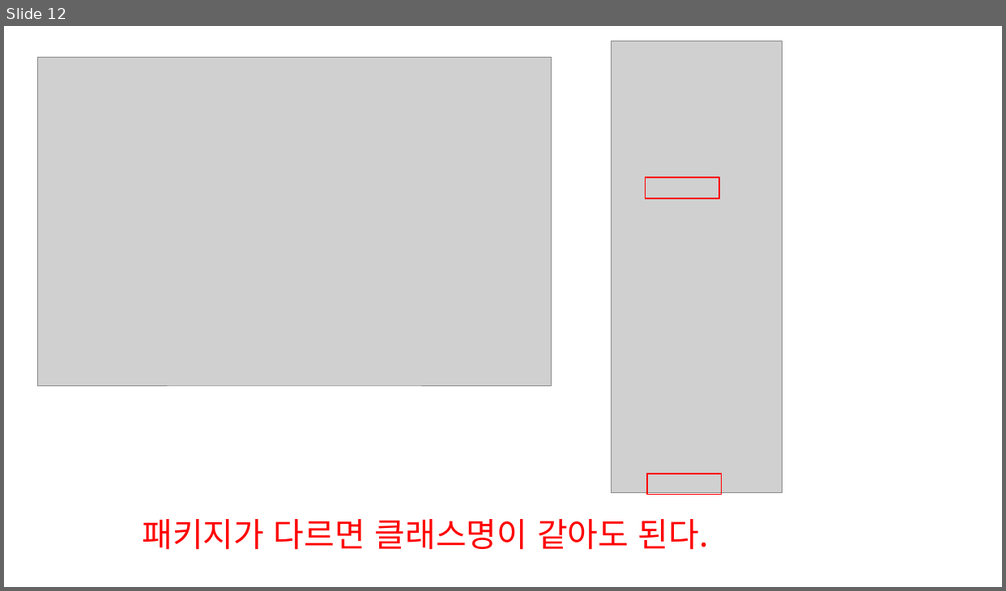
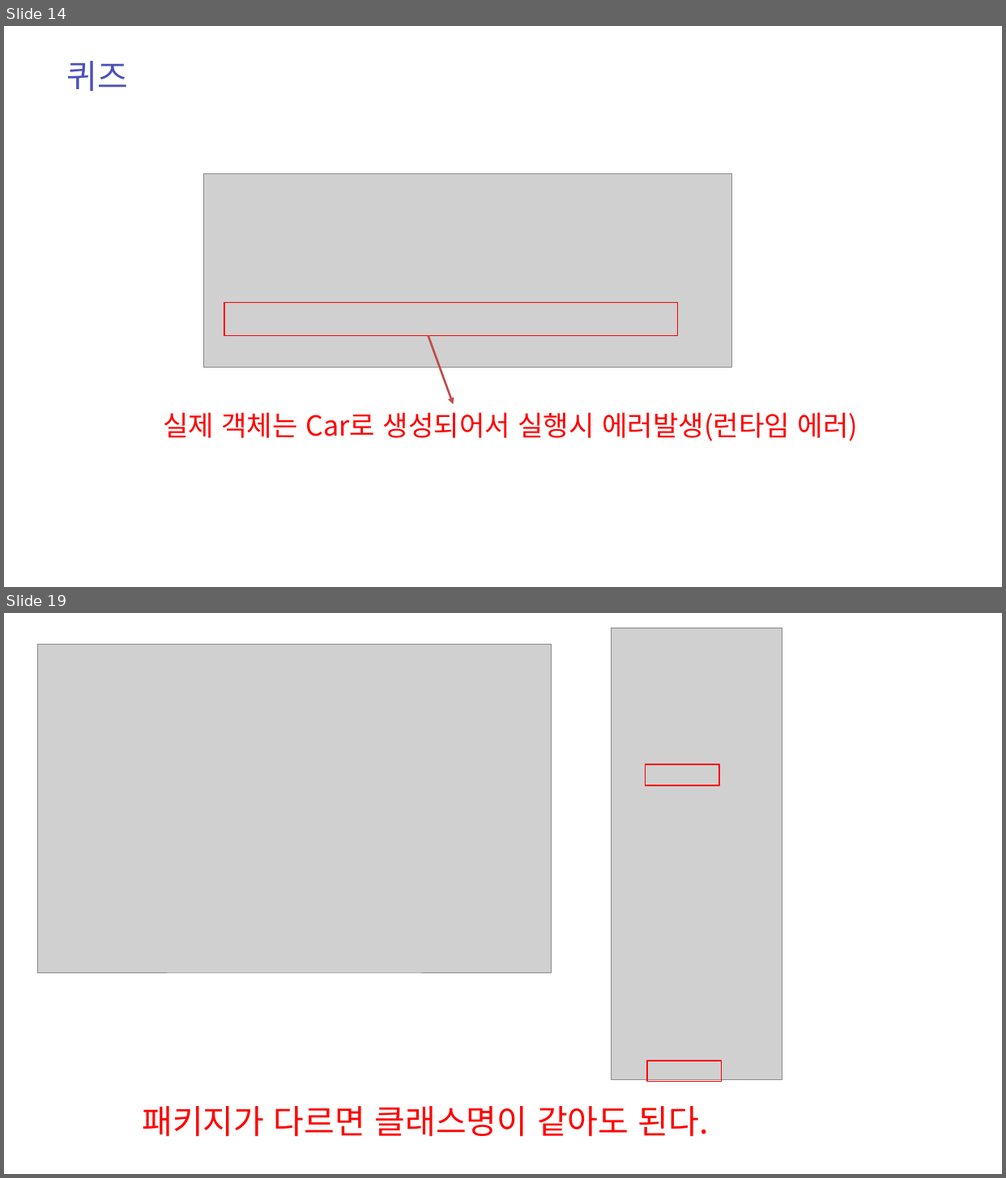
Before and after one commit to zest132/JavaLecture, a slide deck: JavaLecture/LectureFile/java 11강 인터페이스와다형성.pptx. Shown one above the other, each under a label of ours: slide 12 before the commit, slides 14 and 19 after it; the slides between them are not shown. The pictures are 1006x591 and 1006x1178 pixels, drawn with LibreOffice and Linux fonts; fonts in the diff are those of the drawing; grey boxes stand for pictures. Boxes give left, top, right and bottom in pixels: in the first picture for what was removed or moved away, otherwise in the second. Text is boxed around its words. In the diff, an @@ line names an element or a change of style, - is before the commit and + after.

```diff
--- a/JavaLecture/LectureFile/java 11강 인터페이스와다형성.pptx
+++ b/JavaLecture/LectureFile/java 11강 인터페이스와다형성.pptx
@@ slide 14 added at box(4, 26, 1002, 587), background #FFFFFF @@
@@ text added at box(67, 61, 129, 91), 48 pt, text #4C50BC @@
+퀴즈
@@ picture added at box(203, 173, 731, 367) @@
@@ rectangle added at box(224, 302, 678, 336), outline #FF0000 2 pt @@
@@ arrow added from (428, 336) to (453, 404), #BF4C48 3 pt @@
@@ text added at box(163, 412, 859, 442), 40 pt, text #FF0000 @@
+실제 객체는 Car로 생성되어서 실행시 에러발생(런타임 에러)
@@ what was slide 12 is now slide 19 @@
```
Also in this commit, not shown: 6 slides changed, 7 other slides added, 1 slide removed, 6 other files.
